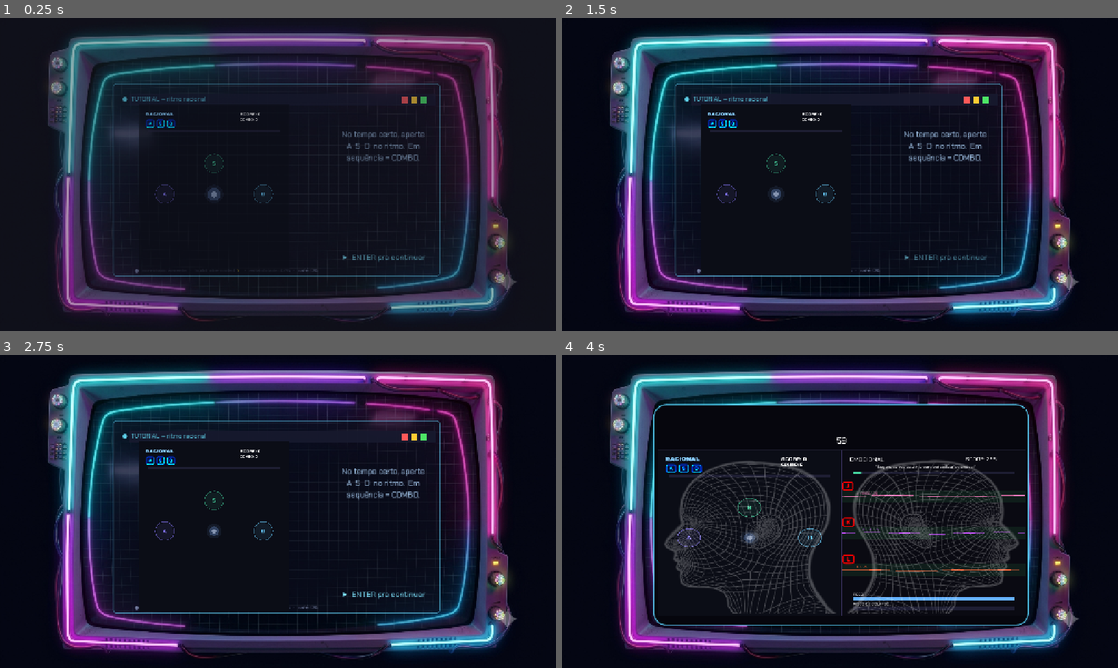
Above: before the commit, frames 1-4 (two rows, left to right).
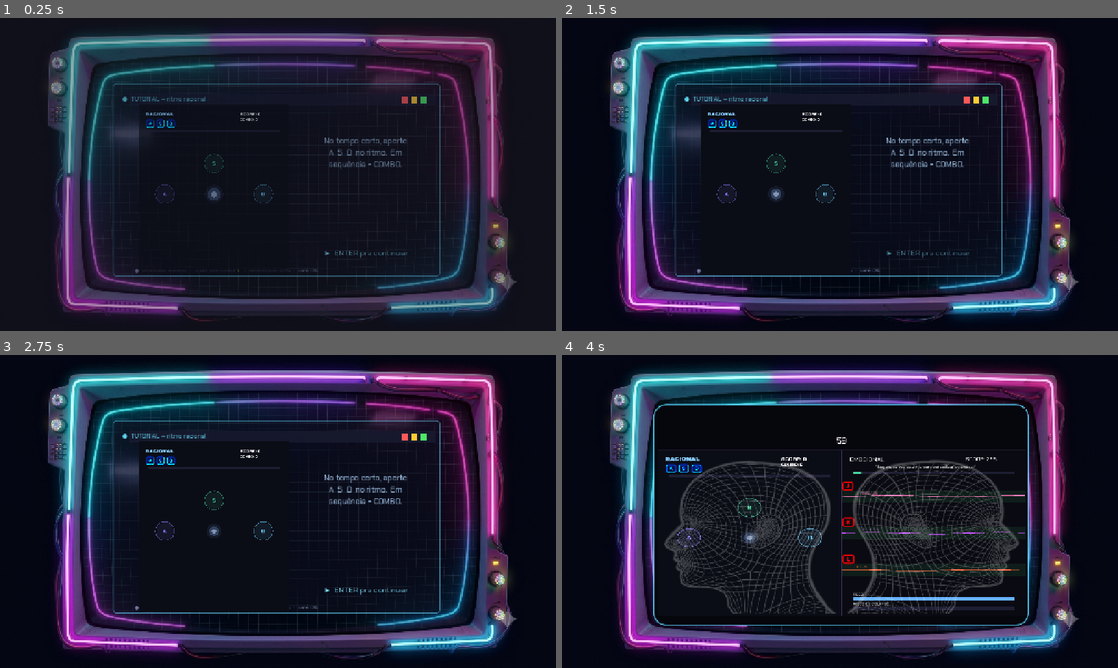
Above: after the commit, the same moments.

Repository: joaopedrogiancolidev/Gamejam42
Game: Godot game, scene res://scenes/Tutorial2.tscn
The game is run twice, just before and just after one commit, with the same random seed, the same clock (stepped at 60 frames per second) and the same inputs. This scene is started directly instead of the project's main scene. Sound files missing from this copy of the repository are replaced by a short silence.
Inputs:
- Up to frame 1 (0.25 s): no input
- Up to frame 2 (1.5 s): tap A at 0.5, 1.25 s; hold D 0.53-1.28 s; tap J at 0.6 s; tap Space at 0.77 s; hold S from 1.28 s (still down); tap K at 1.35 s
- Up to frame 3 (2.75 s): tap Space at 1.52 s; tap A at 2 s; release S at 2.03 s; hold D from 2.03 s (still down); tap L at 2.1 s
- Up to frame 4 (4 s): tap A at 2.75 s; tap Enter at 2.85 s; tap Space at 3.02, 3.77 s; release D at 3.53 s; hold A from 3.53 s (still down); tap Keypad Enter at 3.6 s

The runs differ from the first frame. In frame 1, 0.9% of the frame differs, in the area x 58-77%, y 36-78%; in frame 2, 1.1%; in frame 3, 1.1%; in frame 4, nothing differs.

Commit message:
adjust positioning of UI elements in Tutorial2 scene for better alignment

Diff:
--- a/scenes/Tutorial2.tscn
+++ b/scenes/Tutorial2.tscn
@@ -22,8 +22,10 @@
 offset_left = 601.11115
 
 [node name="Continuar" parent="Software/Conteudo" parent_id_path=PackedInt32Array(329387098) index="1" unique_id=1956556048]
-offset_left = 535.55554
-offset_bottom = 455.88892
+offset_left = 491.11108
+offset_top = 417.7778
+offset_right = 728.6666
+offset_bottom = 444.7778
 
 [node name="Dance" parent="." index="4" unique_id=254203455 instance=ExtResource("2_dance")]
 position = Vector2(320, 200)
@@ -34,10 +36,10 @@
 proxima_cena = "res://scenes/Hub.tscn"
 
 [node name="Instrucao" type="Label" parent="." index="5" unique_id=226189625]
-offset_left = 775.0
-offset_top = 256.0
-offset_right = 989.0
-offset_bottom = 334.0
+offset_left = 734.0
+offset_top = 271.0
+offset_right = 948.0
+offset_bottom = 349.0
 theme_override_colors/font_color = Color(0.7, 0.85, 1, 0.95)
 theme_override_font_sizes/font_size = 18
 text = "No tempo certo, aperte  A  S  D  no ritmo.  Em sequência = COMBO."
